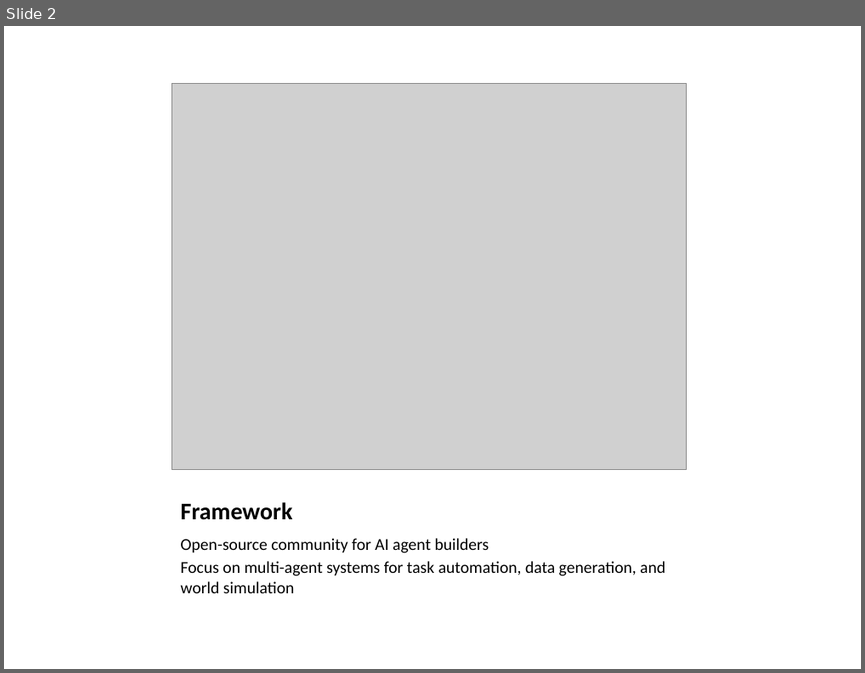
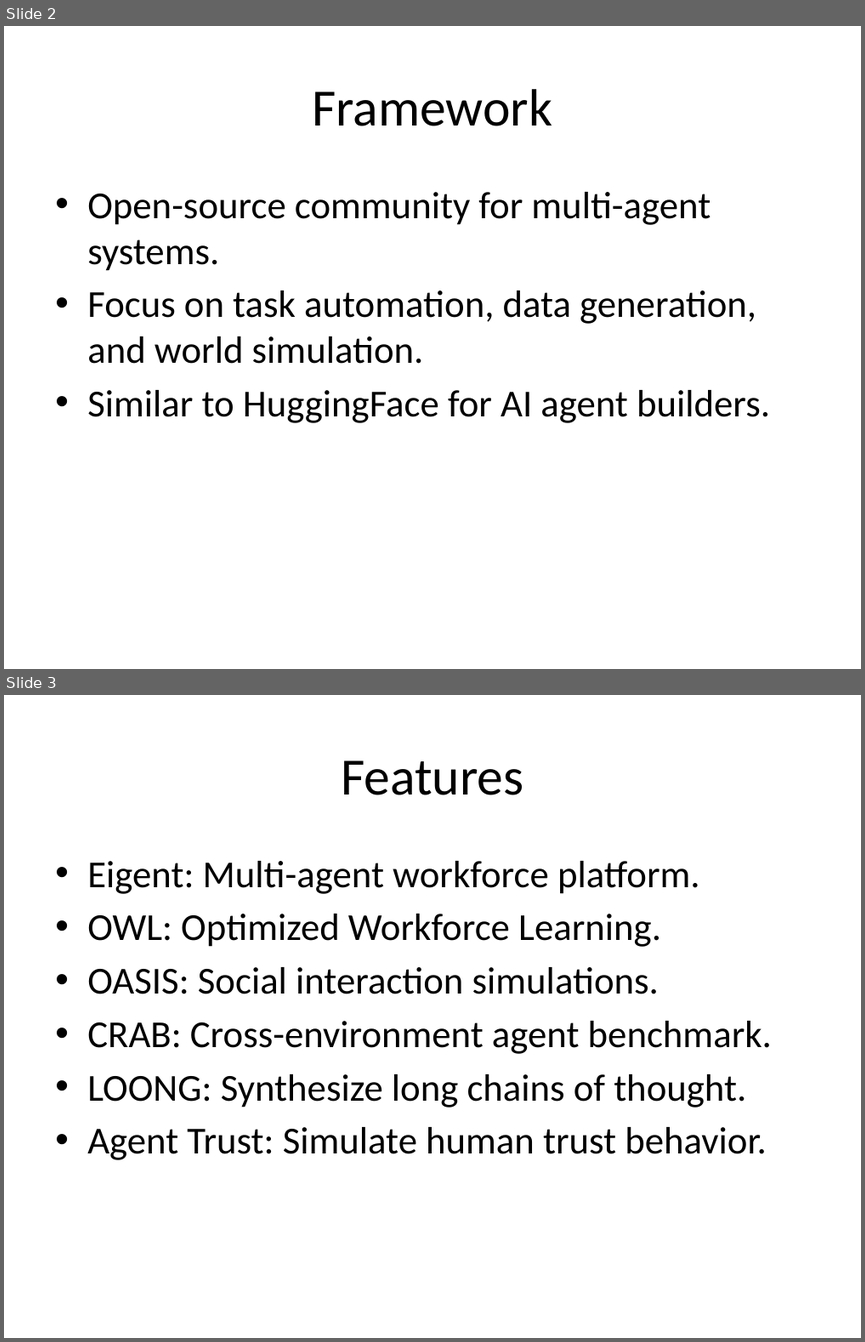
Before and after one commit to echo-yiyiyi/camel, a slide deck: pptx_outputs/CAMEL-AI_Presentation.pptx. Shown one above the other, each under a label of ours: slide 2 before the commit, slides 2 and 3 after it. The pictures are 865x673 and 865x1342 pixels, drawn with LibreOffice and Linux fonts; fonts in the diff are those of the drawing; grey boxes stand for pictures. Boxes give left, top, right and bottom in pixels: in the first picture for what was removed or moved away, otherwise in the second. Text is boxed around its words. In the diff, an @@ line names an element or a change of style, - is before the commit and + after.

```diff
--- a/pptx_outputs/CAMEL-AI_Presentation.pptx
+++ b/pptx_outputs/CAMEL-AI_Presentation.pptx
@@ slide 3 added at (4,695,861,1338), background #FFFFFF @@
@@ title added at (341,760,523,795), 44 pt, text #000000 @@
+Features
@@ text added at (87,861,772,1160), 32 pt, text #000000 @@
+• Eigent: Multi-agent workforce platform.
+• OWL: Optimized Workforce Learning.
+• OASIS: Social interaction simulations.
+• CRAB: Cross-environment agent benchmark.
+• LOONG: Synthesize long chains of thought.
+• Agent Trust: Simulate human trust behavior.
@@ slide 2 changed as well @@
@@ title "Framework": place and size @@
-title "Framework" at (181,502,293,520)
+title "Framework" at (312,89,552,126)
@@ title "Framework" at (312,89,552,126): size 20 to 44 pt, bold off; alignment left to centre; vertical alignment bottom to middle @@
@@ picture removed at (172,84,686,469) @@
@@ text at (87,192,770,423): text changed; size 14 to 32 pt @@
-Open-source community for AI agent builders
-Focus on multi-agent systems for task automation, data generation, and world simulation
+• Open-source community for multi-agent systems.
+• Focus on task automation, data generation, and world simulation.
+• Similar to HuggingFace for AI agent builders.
```
Also in this commit, not shown: 1 other slide changed, 2 other slides added, 3 slides removed, 53 other files.
